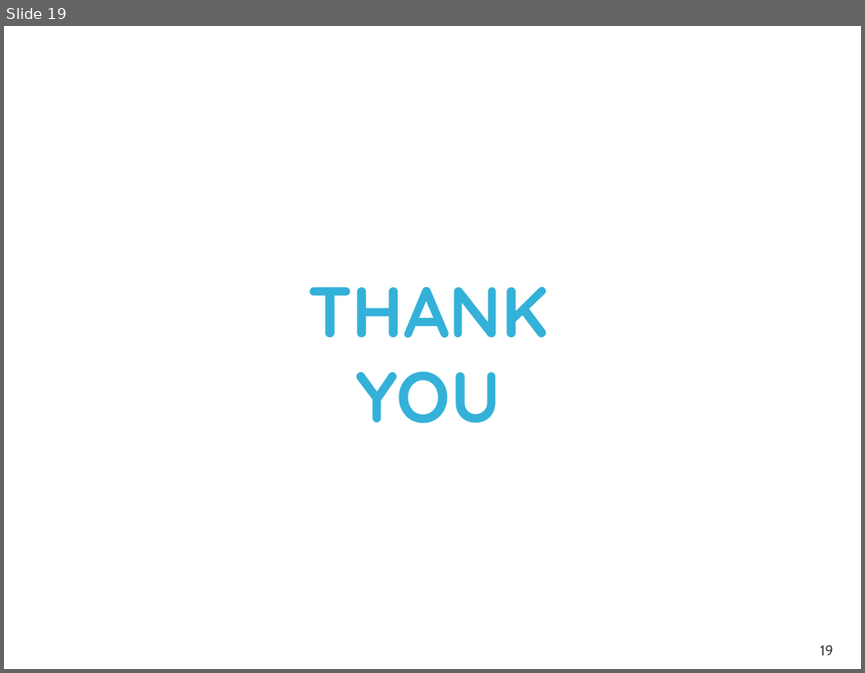
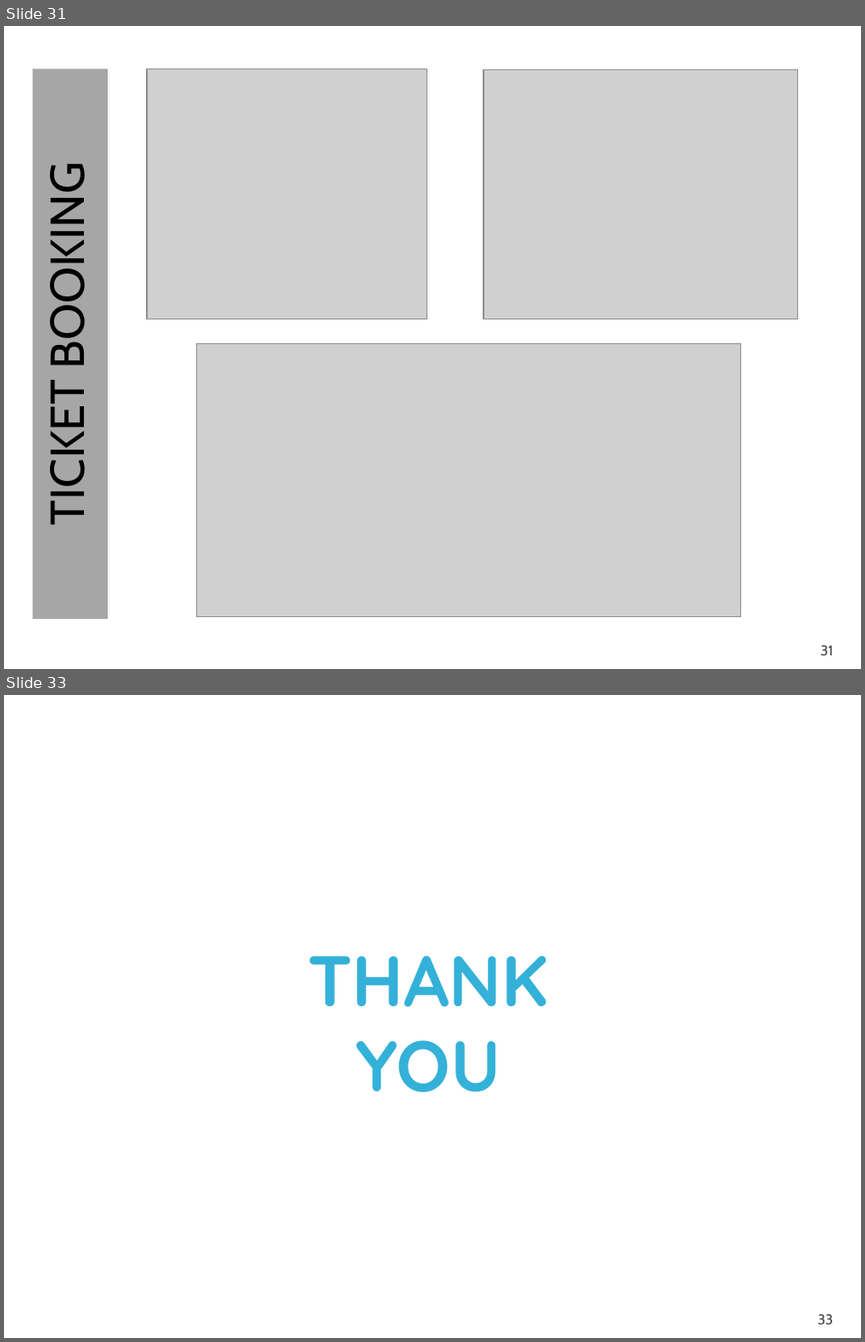
Before and after one commit to Charles-Stephen/Movie_EPROJECT, a slide deck: mydocs/Document.pptx. Shown one above the other, each under a label of ours: slide 19 before the commit, slides 31 and 33 after it; the slides between them are not shown. The pictures are 865x673 and 865x1342 pixels, drawn with LibreOffice and Linux fonts; fonts in the diff are those of the drawing; grey boxes stand for pictures; background and template pictures are left out. Boxes give left, top, right and bottom in pixels: in the first picture for what was removed or moved away, otherwise in the second. Text is boxed around its words. In the diff, an @@ line names an element or a change of style, - is before the commit and + after.

```diff
--- a/mydocs/Document.pptx
+++ b/mydocs/Document.pptx
@@ slide 31 added at <box>4,26,861,669</box>, background #FFFFFF @@
@@ rectangle added at <box>32,68,108,619</box>, fill #A6A6A6, 40 pt, text #000000 @@
+TICKET BOOKING
@@ picture added at <box>147,68,427,319</box> @@
@@ picture added at <box>483,70,798,319</box> @@
@@ picture added at <box>197,344,741,617</box> @@
@@ page number added at <box>820,645,833,655</box>, 12 pt, text #454545 @@
+31
@@ what was slide 19 is now slide 33 @@
@@ page number at <box>817,1314,833,1324</box>: text changed @@
-19
+33
```
Also in this commit, not shown: 2 slides changed, 13 other slides added.
